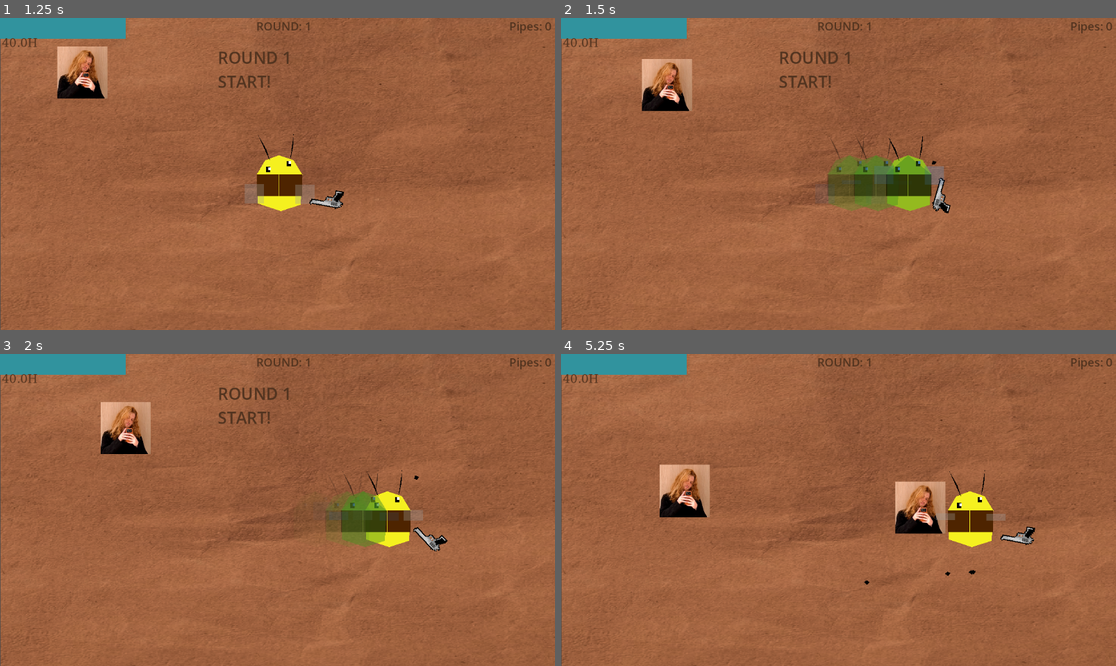
Above: before the commit, frames 1-4 (two rows, left to right).
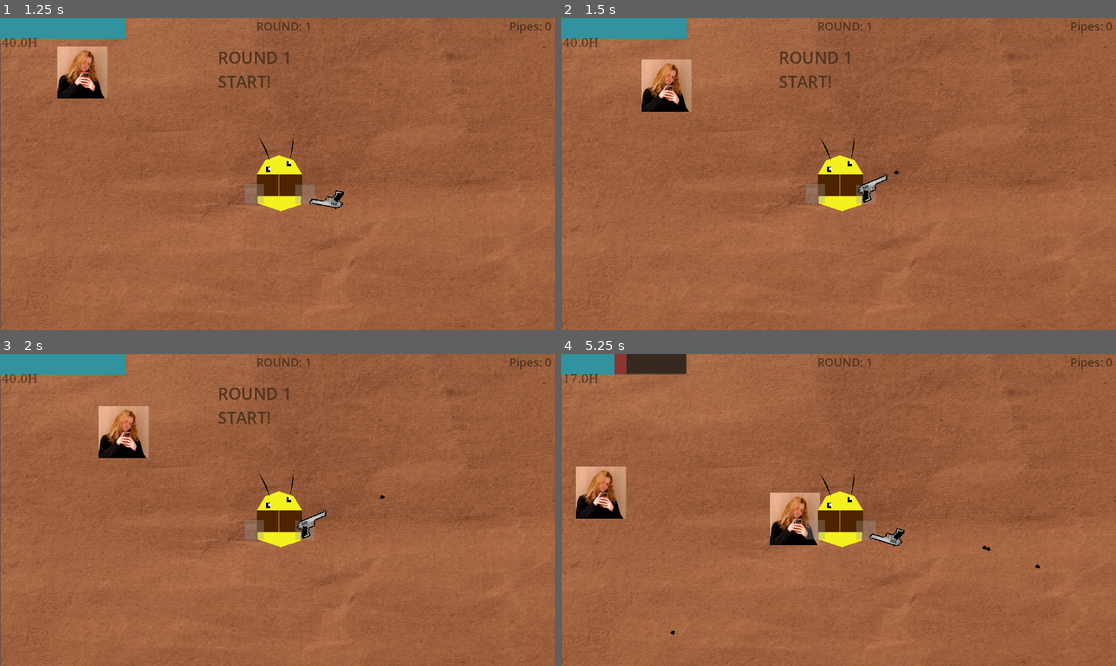
Above: after the commit, the same moments.

Repository: omarwaelppmm-a11y/real-dot
Game: Godot game, scene res://main_menu.tscn
Two runs of this game, one before a commit and one after it. Both use one fixed random seed, a clock stepped at 60 frames per second and the inputs below.
Inputs (mouse positions are in pixels of both pictures, inside the frame that each line leads up to):
- Up to frame 1 (1.25 s): click "Start" at 0.5 s
- Up to frame 2 (1.5 s): tap Enter at 1.25 s; move the mouse to (960, 158) at 1.27 s; hold Right (ui_right) from 1.28 s (still down); tap Shift (dash) at 1.35 s; click (960, 158) at 1.42 s
- Up to frame 3 (2 s): keep holding Right (ui_right); tap Tab (toggle_shop) at 1.52, 1.82 s
- Up to frame 4 (5.25 s): move the mouse to (727, 525) at 2.02 s; release Right (ui_right) at 2.03 s; hold Down (ui_down) 2.03-2.78 s; click (727, 525) at 2.1 s; tap Tab (toggle_shop) at 2.27, 2.57, 3.77, 4.07, 4.52, 4.82 s; move the mouse to (894, 441) at 2.77 s; hold Right (ui_right) 2.78-3.53 s; tap Alt at 2.85, 5.1 s; move the mouse to (810, 572) at 3.52 s; hold Up (ui_up) 3.53-4.28 s; tap Shift (dash) at 3.6 s; click (810, 572) at 3.67 s; move the mouse to (1005, 556) at 4.27 s; press the mouse at (1005, 556) at 4.28 s; hold Left (ui_left) from 4.28 s (still down); move the mouse to (672, 463) at 5.02 s; release the mouse at (672, 463) at 5.03 s

Frame 1 is identical in both runs. In frame 2, 4.1% of the frame differs, in the area x 14-71%, y 13-63%; in frame 3, 4.9%; in frame 4, 9.7%, in the area x 0-87%, y 0-90%.

Commit message:
finisheedddd
finished the game added alittle touches and polishd everything to look as good as i can and that is it for that project.

Diff:
--- /dev/null
+++ b/food.gd
@@ -0,0 +1,19 @@
+extends Area2D
+
+@export var heal_amount: float = 10.0
+
+@onready var lifespan_timer: Timer = $LifespanTimer
+
+func _ready() -> void:
+	body_entered.connect(_on_body_entered)
+	lifespan_timer.timeout.connect(_on_lifespan_timeout)
+
+func _on_body_entered(body: Node2D) -> void:
+	if body.name == "Player" or body.is_in_group("player"):
+		if body.has_method("take_damage"):
+			body.current_health = min(body.max_health, body.current_health + heal_amount)
+			body.update_health_ui()
+		queue_free()
+
+func _on_lifespan_timeout() -> void:
+	queue_free()
--- /dev/null
+++ b/food.tscn
@@ -0,0 +1,91 @@
+[gd_scene format=3 uid="uid://mek6tce4jimh"]
+
+[ext_resource type="Script" uid="uid://bo8tdf0dvxbqg" path="res://food.gd" id="1_8txok"]
+[ext_resource type="Texture2D" uid="uid://bfkkxka3g0q2" path="res://Assets/honey_jar_sprite_sheet-removebg-preview.png" id="2_pohk7"]
+
+[sub_resource type="AtlasTexture" id="AtlasTexture_q6vj8"]
+atlas = ExtResource("2_pohk7")
+region = Rect2(14, 0, 159, 191)
+
+[sub_resource type="AtlasTexture" id="AtlasTexture_v8piq"]
+atlas = ExtResource("2_pohk7")
+region = Rect2(173, 0, 159, 191)
+
+[sub_resource type="AtlasTexture" id="AtlasTexture_5fm71"]
+atlas = ExtResource("2_pohk7")
+region = Rect2(332, 0, 159, 191)
+
+[sub_resource type="AtlasTexture" id="AtlasTexture_lu35j"]
+atlas = ExtResource("2_pohk7")
+region = Rect2(491, 0, 159, 191)
+
+[sub_resource type="AtlasTexture" id="AtlasTexture_kktf7"]
+atlas = ExtResource("2_pohk7")
+region = Rect2(14, 191, 159, 191)
+
+[sub_resource type="AtlasTexture" id="AtlasTexture_hojwv"]
+atlas = ExtResource("2_pohk7")
+region = Rect2(173, 191, 159, 191)
+
+[sub_resource type="AtlasTexture" id="AtlasTexture_5yi55"]
+atlas = ExtResource("2_pohk7")
+region = Rect2(332, 191, 159, 191)
+
+[sub_resource type="AtlasTexture" id="AtlasTexture_welc0"]
+atlas = ExtResource("2_pohk7")
+region = Rect2(491, 191, 159, 191)
+
+[sub_resource type="SpriteFrames" id="SpriteFrames_p0hau"]
+animations = [{
+"frames": [{
+"duration": 1.0,
+"texture": SubResource("AtlasTexture_q6vj8")
+}, {
+"duration": 1.0,
+"texture": SubResource("AtlasTexture_v8piq")
+}, {
+"duration": 1.0,
+"texture": SubResource("AtlasTexture_5fm71")
+}, {
+"duration": 1.0,
+"texture": SubResource("AtlasTexture_lu35j")
+}, {
+"duration": 1.0,
+"texture": SubResource("AtlasTexture_kktf7")
+}, {
+"duration": 1.0,
+"texture": SubResource("AtlasTexture_hojwv")
+}, {
+"duration": 1.0,
+"texture": SubResource("AtlasTexture_5yi55")
+}, {
+"duration": 1.0,
+"texture": SubResource("AtlasTexture_welc0")
+}],
+"loop": true,
+"name": &"default",
+"speed": 8.0
+}]
+
+[sub_resource type="CircleShape2D" id="CircleShape2D_3jsdm"]
+radius = 22.090721
+
+[node name="Food" type="Area2D" unique_id=1181598134]
+script = ExtResource("1_8txok")
+heal_amount = 5.0
+
+[node name="Sprite2D" type="AnimatedSprite2D" parent="." unique_id=1450829862]
+position = Vector2(11, 10)
+scale = Vector2(0.5, 0.5)
+sprite_frames = SubResource("SpriteFrames_p0hau")
+autoplay = "default"
+frame_progress = 0.469212
+
+[node name="CollisionShape2D" type="CollisionShape2D" parent="." unique_id=1034562454]
+position = Vector2(10, 10)
+shape = SubResource("CircleShape2D_3jsdm")
+
+[node name="LifespanTimer" type="Timer" parent="." unique_id=1341381037]
+wait_time = 8.0
+one_shot = true
+autostart = true
--- /dev/null
+++ b/foodspawner.gd
@@ -0,0 +1,20 @@
+extends Timer
+
+@export var food_scene: PackedScene = preload("res://food.tscn")
+
+var map_min_x: float = 20.0
+var map_max_x: float = 1133.0
+var map_min_y: float = 20.0
+var map_max_y: float = 647.0
+
+func _ready() -> void:
+	timeout.connect(_on_timeout)
+
+func _on_timeout() -> void:
+	var food_instance = food_scene.instantiate()
+
+	var random_x = randf_range(map_min_x, map_max_x)
+	var random_y = randf_range(map_min_y, map_max_y)
+	food_instance.global_position = Vector2(random_x, random_y)
+
+	get_parent().add_child(food_instance)
--- a/game_over_screen.gd
+++ b/game_over_screen.gd
@@ -1,14 +1,23 @@
 extends Control
 
 @onready var restart_button: Button = $VBoxContainer/Button
+@onready var main_menu_button: Button = $VBoxContainer/MainMenuButton
 
 func _ready() -> void:
 	if restart_button:
 		if restart_button.pressed.is_connected(_on_restart_button_pressed):
 			restart_button.pressed.disconnect(_on_restart_button_pressed)
+		restart_button.pressed.connect(_on_restart_button_pressed)
 
-		restart_button.pressed.connect(_on_restart_button_pressed)
+	if main_menu_button:
+		if main_menu_button.pressed.is_connected(_on_main_menu_button_pressed):
+			main_menu_button.pressed.disconnect(_on_main_menu_button_pressed)
+		main_menu_button.pressed.connect(_on_main_menu_button_pressed)
 
 func _on_restart_button_pressed() -> void:
 	get_tree().paused = false
 	get_tree().reload_current_scene()
+
+func _on_main_menu_button_pressed() -> void:
+	get_tree().paused = false
+	get_tree().change_scene_to_file("res://main_menu.tscn")
--- a/gun.tscn
+++ b/gun.tscn
@@ -12,4 +12,4 @@
 texture = ExtResource("2_dk5gl")
 
 [node name="Muzzle" type="Marker2D" parent="." unique_id=1119359259]
-position = Vector2(23, -25)
+position = Vector2(15, -26)
--- a/main.tscn
+++ b/main.tscn
@@ -9,6 +9,8 @@
 [ext_resource type="Texture2D" uid="uid://oh263bxqcrj6" path="res://Assets/Screenshot 2026-06-15 073419.png" id="6_272bh"]
 [ext_resource type="Texture2D" uid="uid://b8lduqpv4mikg" path="res://Assets/Hack cllub.png" id="7_5vw27"]
 [ext_resource type="Texture2D" uid="uid://bb80k33gsprx" path="res://Assets/STATIS SHOTGUN.png" id="7_kek77"]
+[ext_resource type="Shader" uid="uid://b1elgm7y4infh" path="res://nausea.gdshader" id="10_4c57u"]
+[ext_resource type="Script" uid="uid://cjnrryu3mcjii" path="res://foodspawner.gd" id="11_efxa6"]
 
 [sub_resource type="WorldBoundaryShape2D" id="WorldBoundaryShape2D_0xm2m"]
 normal = Vector2(-0.016126934, 0.99986994)
@@ -25,6 +27,9 @@
 [sub_resource type="WorldBoundaryShape2D" id="WorldBoundaryShape2D_lquwl"]
 normal = Vector2(-0.010203551, -0.9999479)
 distance = 65.01703
+
+[sub_resource type="ShaderMaterial" id="ShaderMaterial_efxa6"]
+shader = ExtResource("10_4c57u")
 
 [sub_resource type="StyleBoxFlat" id="StyleBoxFlat_h2yge"]
 bg_color = Color(0.26, 0.18668, 0.1378, 1)
@@ -175,11 +180,32 @@
 
 [node name="Label" type="Label" parent="CanvasLayer/GameOverScreen/VBoxContainer" unique_id=5762809]
 layout_mode = 2
+theme_override_colors/font_color = Color(0.8784314, 0.9372549, 1, 1)
+theme_override_font_sizes/font_size = 26
 text = "Rejected"
 
+[node name="NauseaOverlay" type="ColorRect" parent="CanvasLayer/GameOverScreen/VBoxContainer/Label" unique_id=1289085813]
+visible = false
+material = SubResource("ShaderMaterial_efxa6")
+layout_mode = 1
+anchors_preset = 15
+anchor_right = 1.0
+anchor_bottom = 1.0
+grow_horizontal = 2
+grow_vertical = 2
+
 [node name="Button" type="Button" parent="CanvasLayer/GameOverScreen/VBoxContainer" unique_id=1914047187]
 layout_mode = 2
+theme_override_colors/font_color = Color(0.81960785, 0.7372549, 0.57254905, 1)
+theme_override_font_sizes/font_size = 24
 text = "Just Press me to start again."
+
+[node name="MainMenuButton" type="Button" parent="CanvasLayer/GameOverScreen/VBoxContainer" unique_id=1428489589]
+process_mode = 3
+layout_mode = 2
+theme_override_colors/font_color = Color(0.81960785, 0.7372549, 0.57254905, 1)
+theme_override_font_sizes/font_size = 24
+text = "Main Menu"
 
 [node name="CatchUpBar" type="ProgressBar" parent="CanvasLayer" unique_id=12350256]
 anchors_preset = -1
@@ -343,6 +369,24 @@
 theme_override_styles/normal = SubResource("StyleBoxFlat_272bh")
 text = "Damage"
 
+[node name="NauseaOverlay" type="ColorRect" parent="CanvasLayer" unique_id=1866123961]
+visible = false
+material = SubResource("ShaderMaterial_efxa6")
+anchors_preset = -1
+anchor_right = 0.5
+anchor_bottom = 0.5
+offset_left = -195.5
+offset_top = -55.5
+offset_right = 1366.0
+offset_bottom = 698.0
+grow_horizontal = 2
+grow_vertical = 2
+
 [node name="EnemySpawner" type="Node2D" parent="." unique_id=1488771905]
 script = ExtResource("5_lquwl")
 enemy_scene = ExtResource("1_0xm2m")
+
+[node name="foodspawner" type="Timer" parent="." unique_id=565899967]
+wait_time = 7.0
+autostart = true
+script = ExtResource("11_efxa6")
--- /dev/null
+++ b/nausea.gdshader
@@ -0,0 +1,16 @@
+shader_type canvas_item;
+
+uniform sampler2D SCREEN_TEXTURE : hint_screen_texture, filter_linear_mipmap;
+
+void fragment() {
+	vec2 uv = SCREEN_UV;
+
+	uv.x += sin(uv.y * 8.0 + TIME * 4.0) * 0.03;
+	uv.y += cos(uv.x * 8.0 + TIME * 4.0) * 0.03;
+
+	float r = texture(SCREEN_TEXTURE, vec2(uv.x + 0.015, uv.y)).r;
+	float g = texture(SCREEN_TEXTURE, uv).g;
+	float b = texture(SCREEN_TEXTURE, vec2(uv.x - 0.015, uv.y)).b;
+
+	COLOR = vec4(r, g, b, 1.0);
+}
--- a/player.gd
+++ b/player.gd
@@ -79,7 +79,7 @@
 	if is_dashing:
 		velocity = dash_direction * dash_speed
 	else:
-		var direction := Input.get_vector("ui_left", "ui_right", "ui_up", "ui_down")
+		var direction := Input.get_vector("move_left", "move_right", "move_up", "move_down")
 		velocity = direction * speed
 
 		if Input.is_action_just_pressed("dash") and can_dash and direction != Vector2.ZERO:
@@ -159,3 +159,10 @@
 	if is_instance_valid(game_over_screen):
 		game_over_screen.show()
 	get_tree().paused = true
+
+func apply_nausea() -> void:
+	var nausea = get_node_or_null("/root/Main/CanvasLayer/NauseaOverlay")
+	if is_instance_valid(nausea):
+		nausea.show()
+		await get_tree().create_timer(15.0, false).timeout
+		nausea.hide()
--- a/project.godot
+++ b/project.godot
@@ -45,6 +45,26 @@
 "events": [Object(InputEventKey,"resource_local_to_scene":false,"resource_name":"","device":-1,"window_id":0,"alt_press …(195 unchanged characters)…
 ]
 }
+move_left={
+"deadzone": 0.2,
+"events": [Object(InputEventKey,"resource_local_to_scene":false,"resource_name":"","device":-1,"window_id":0,"alt_pressed":false,"shift_pressed":false,"ctrl_pressed":false,"meta_pressed":false,"pressed":false,"keycode":0,"physical_keycode":65,"key_label":0,"unicode":65,"location":0,"echo":false,"script":null)
+]
+}
+move_right={
+"deadzone": 0.2,
+"events": [Object(InputEventKey,"resource_local_to_scene":false,"resource_name":"","device":-1,"window_id":0,"alt_pressed":false,"shift_pressed":false,"ctrl_pressed":false,"meta_pressed":false,"pressed":false,"keycode":0,"physical_keycode":68,"key_label":0,"unicode":68,"location":0,"echo":false,"script":null)
+]
+}
+move_up={
+"deadzone": 0.2,
+"events": [Object(InputEventKey,"resource_local_to_scene":false,"resource_name":"","device":-1,"window_id":0,"alt_pressed":false,"shift_pressed":false,"ctrl_pressed":false,"meta_pressed":false,"pressed":false,"keycode":0,"physical_keycode":87,"key_label":0,"unicode":119,"location":0,"echo":false,"script":null)
+]
+}
+move_down={
+"deadzone": 0.2,
+"events": [Object(InputEventKey,"resource_local_to_scene":false,"resource_name":"","device":-1,"window_id":0,"alt_pressed":false,"shift_pressed":false,"ctrl_pressed":false,"meta_pressed":false,"pressed":false,"keycode":0,"physical_keycode":83,"key_label":0,"unicode":115,"location":0,"echo":false,"script":null)
+]
+}
 
 [physics]
 
--- a/projectile.tscn
+++ b/projectile.tscn
@@ -11,11 +11,11 @@
 script = ExtResource("1_a85iw")
 
 [node name="Polygon2D" type="Polygon2D" parent="." unique_id=671704561]
-position = Vector2(22, 8)
+position = Vector2(23, 21)
 color = Color(0, 0, 0, 1)
 polygon = PackedVector2Array(-22.176968, -29.334818, -16.100258, -23.354712, -21.931274, -19.998522, -27.397171, -23.354712)
 uv = PackedVector2Array(-26.5, -33, 25.5, -33, 7.5, 14)
 
 [node name="CollisionShape2D" type="CollisionShape2D" parent="." unique_id=711275050]
-position = Vector2(-1, -11)
+position = Vector2(0, -1)
 shape = SubResource("SegmentShape2D_a85iw")
--- a/shop_ui.gd
+++ b/shop_ui.gd
@@ -2,19 +2,20 @@
 
 @onready var pipe_display_label: Label = get_node("VBoxContainer/PanelContainer/HBoxContainer/PipeDisplayLabel")
 @onready var buy_weapon_btn: Button = get_node("VBoxContainer/HBoxContainer2/card1/VBoxContainer/BuyFireRate")
-@onready var buy_damage_btn: Button = get_node("VBoxContainer/HBoxContainer2/card2/VBoxContainer/BuyDamage")
+@onready var buy_nausea_btn: Button = get_node("VBoxContainer/HBoxContainer2/card2/VBoxContainer/BuyDamage")
 
 var player: CharacterBody2D = null
 
 var weapon_cost: int = 50
-var damage_cost: int = 50
+var nausea_cost: int = 51
 var weapon_unlocked: bool = false
+var nausea_bought: bool = false
 
 func _ready() -> void:
 	hide()
 	process_mode = Node.PROCESS_MODE_ALWAYS
 	buy_weapon_btn.pressed.connect(_on_buy_weapon)
-	buy_damage_btn.pressed.connect(_on_buy_damage)
+	buy_nausea_btn.pressed.connect(_on_buy_nausea)
 
 func _input(event: InputEvent) -> void:
 	if event.is_action_pressed("toggle_shop"):
@@ -49,7 +50,11 @@
 	else:
 		buy_weapon_btn.text = "LASER: " + str(weapon_cost) + " PIPES"
 
-	buy_damage_btn.text = str(damage_cost) + " PIPES"
+	if nausea_bought:
+		buy_nausea_btn.text = "HACK CLUB ACTIVE"
+		buy_nausea_btn.disabled = true
+	else:
+		buy_nausea_btn.text = "HACK CLUB: " + str(nausea_cost) + " PIPES"
 
 func _on_buy_weapon() -> void:
 	if not is_instance_valid(player): return
@@ -63,13 +68,14 @@
 
 		update_shop_ui()
 
-func _on_buy_damage() -> void:
+func _on_buy_nausea() -> void:
 	if not is_instance_valid(player): return
-	var active_gun = player.get_node_or_null("Gun") if not weapon_unlocked else player.get_node_or_null("statis_shotgun")
-	if player.pipes_score >= damage_cost and is_instance_valid(active_gun):
-		player.pipes_score -= damage_cost
+	if player.pipes_score >= nausea_cost and not nausea_bought:
+		player.pipes_score -= nausea_cost
 		player.update_pipes_ui()
-		if "damage" in active_gun:
-			active_gun.damage += 5.0
-		damage_cost = int(damage_cost * 1.5)
+
+		nausea_bought = true
+		if player.has_method("apply_nausea"):
+			player.apply_nausea()
+
 		update_shop_ui()
Binary file added: Assets/honey_jar_sprite_sheet-removebg-preview.png
Not shown, added: Assets/honey_jar_sprite_sheet-removebg-preview.png.import
Not shown, added: food.gd.uid
Not shown, added: foodspawner.gd.uid
Not shown, added: nausea.gdshader.uid
